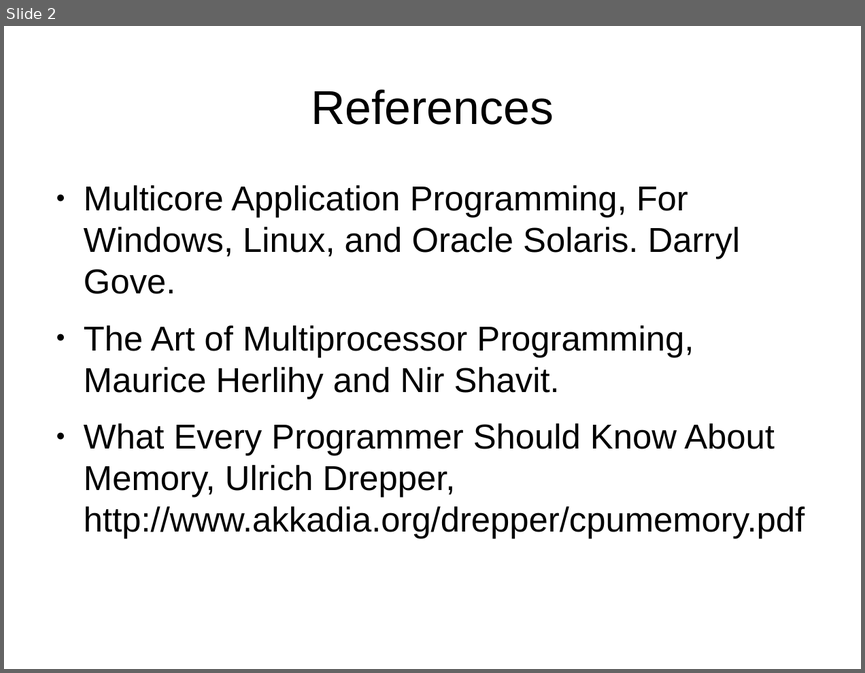
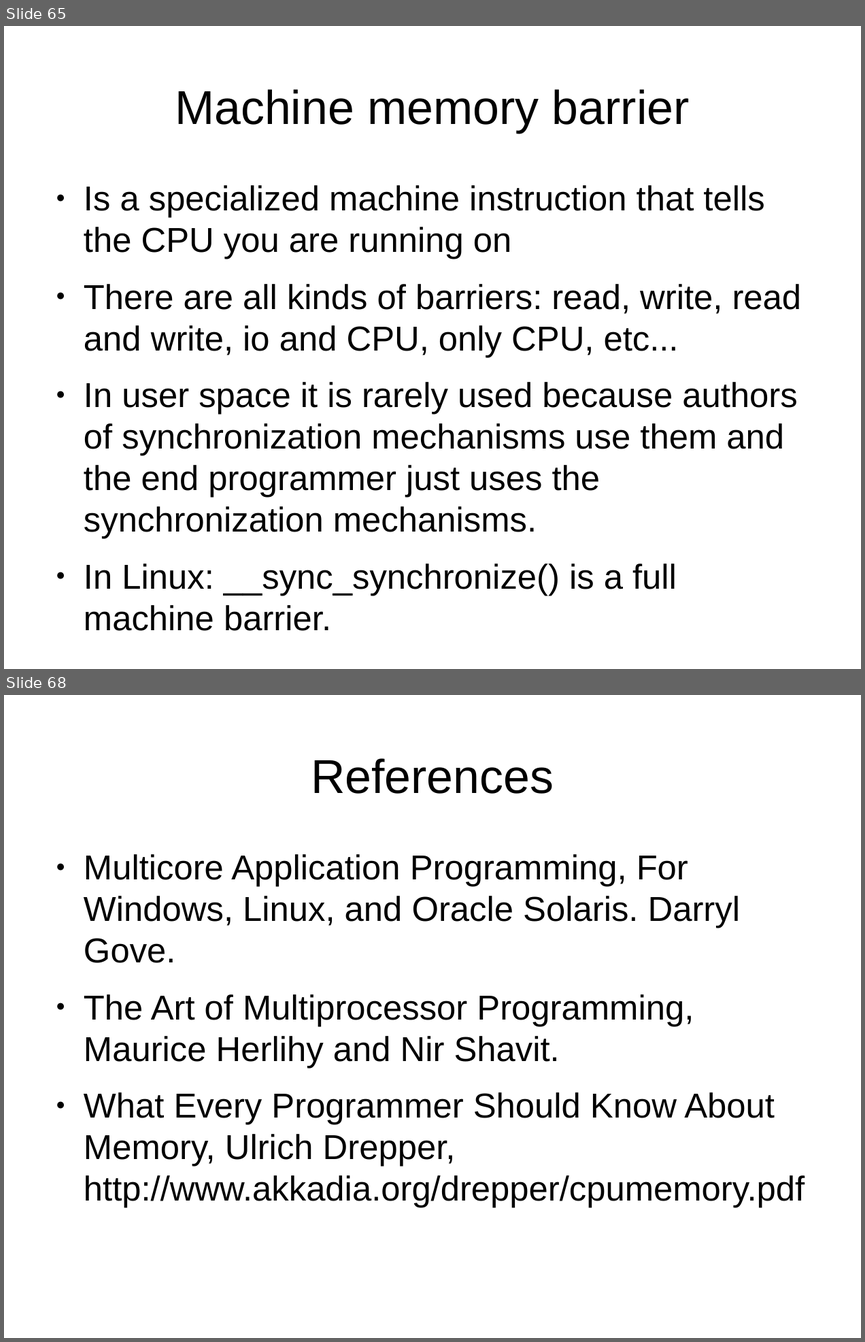
Before and after one commit to veltzer/demos-linux, a slide deck: multi_core/multicore.odp. Shown one above the other, each under a label of ours: slide 2 before the commit, slides 65 and 68 after it; the slides between them are not shown. The pictures are 865x673 and 865x1342 pixels, drawn with LibreOffice and Linux fonts; fonts in the diff are those of the drawing. Boxes give left, top, right and bottom in pixels: in the first picture for what was removed or moved away, otherwise in the second. Text is boxed around its words. In the diff, an @@ line names an element or a change of style, - is before the commit and + after.

```diff
--- a/multi_core/multicore.odp
+++ b/multi_core/multicore.odp
@@ slide 65 added at [4,26,861,669], background #FFFFFF @@
@@ title added at [175,89,689,133], 44 pt, text #000000 @@
+Machine memory barrier
@@ text added at [84,185,802,595], 32 pt, text #000000 @@
+● Is a specialized machine instruction that tells the CPU you are running on
+● There are all kinds of barriers: read, write, read and write, io and CPU, only CPU, etc...
+● In user space it is rarely used because authors of synchronization mechanisms use them and the end programmer just uses the synchronization mechanisms.
+● In Linux: __sync_synchronize() is a full machine barrier.
@@ what was slide 2 is now slide 68 @@
```
Also in this commit, not shown: 65 other slides added, 1 slide removed, 1 other file.
